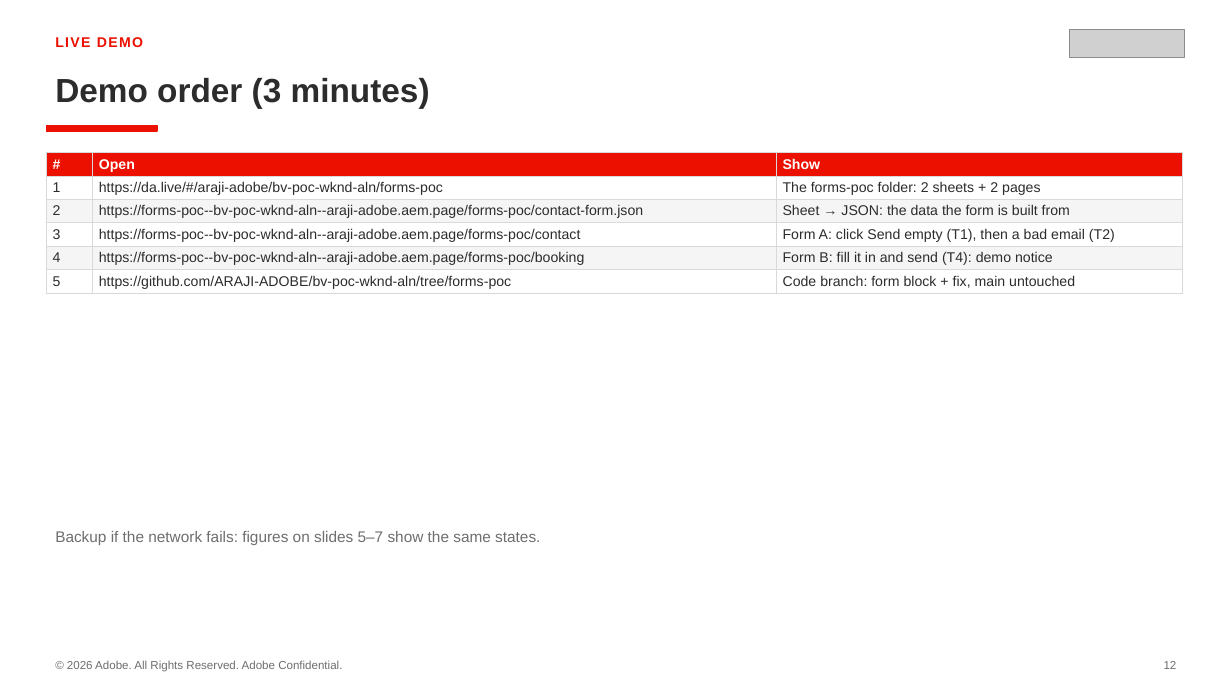
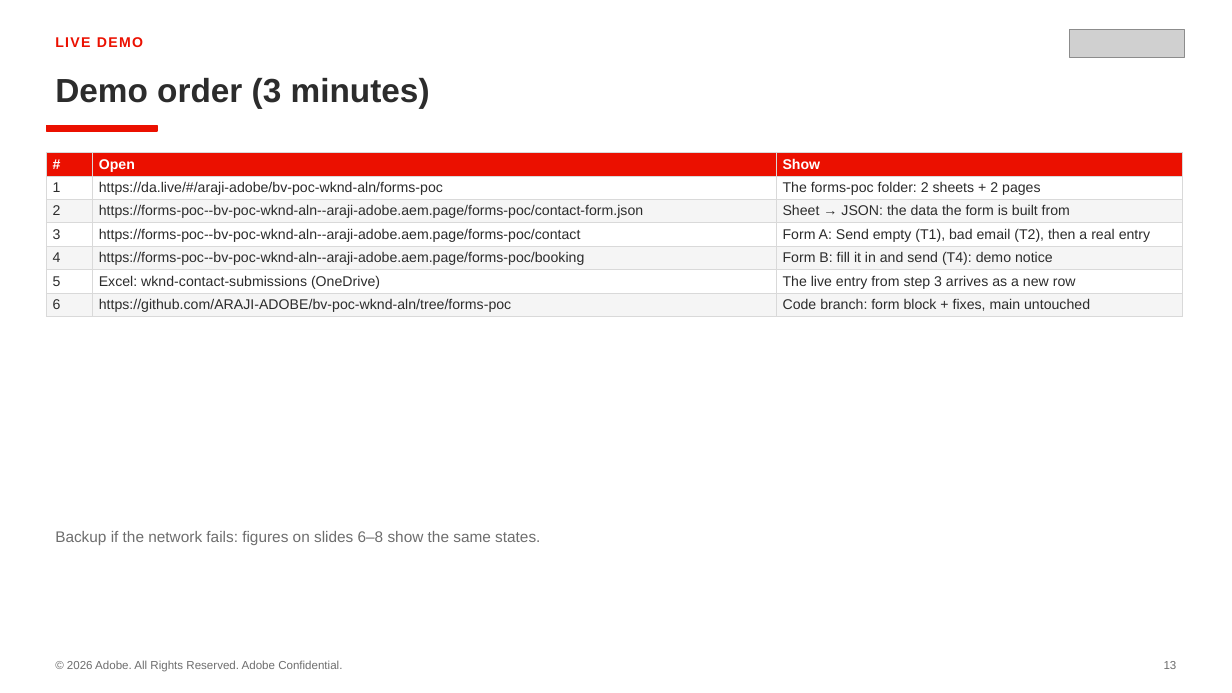
Before and after one commit to ARAJI-ADOBE/bv-poc-wknd-aln, a slide deck: slide 13 of testing/forms/Forms-POC-DA-vs-Ema.pptx (slide 12 before the commit). Drawn at 1232x693 pixels with LibreOffice and Linux fonts; fonts in the diff are those of the drawing; grey boxes stand for pictures. Boxes give left, top, right and bottom in pixels: in the first picture for what was removed or moved away, otherwise in the second. Text is boxed around its words. In the diff, an @@ line names an element or a change of style, - is before the commit and + after.

```diff
--- a/testing/forms/Forms-POC-DA-vs-Ema.pptx
+++ b/testing/forms/Forms-POC-DA-vs-Ema.pptx
@@ table at bbox=[46, 152, 1183, 316] @@
-row 4, column 3: Form A: click Send empty (T1), then a bad email (T2)
+row 4, column 3: Form A: Send empty (T1), bad email (T2), then a real entry
-row 6: 5 | https://github.com/ARAJI-ADOBE/bv-poc-wknd-aln/tree/forms-poc | Code branch: form block + fix, main untouched
+row 6: 5 | Excel: wknd-contact-submissions (OneDrive) | The live entry from step 3 arrives as a new row
+row 7: 6 | https://github.com/ARAJI-ADOBE/bv-poc-wknd-aln/tree/forms-poc | Code branch: form block + fixes, main untouched
@@ text at bbox=[55, 531, 540, 545]: text changed @@
-Backup if the network fails: figures on slides 5–7 show the same states.
+Backup if the network fails: figures on slides 6–8 show the same states.
```
Also in this commit, not shown: 9 other slides changed, 2 slides added, 1 slide removed, 13 other files.
